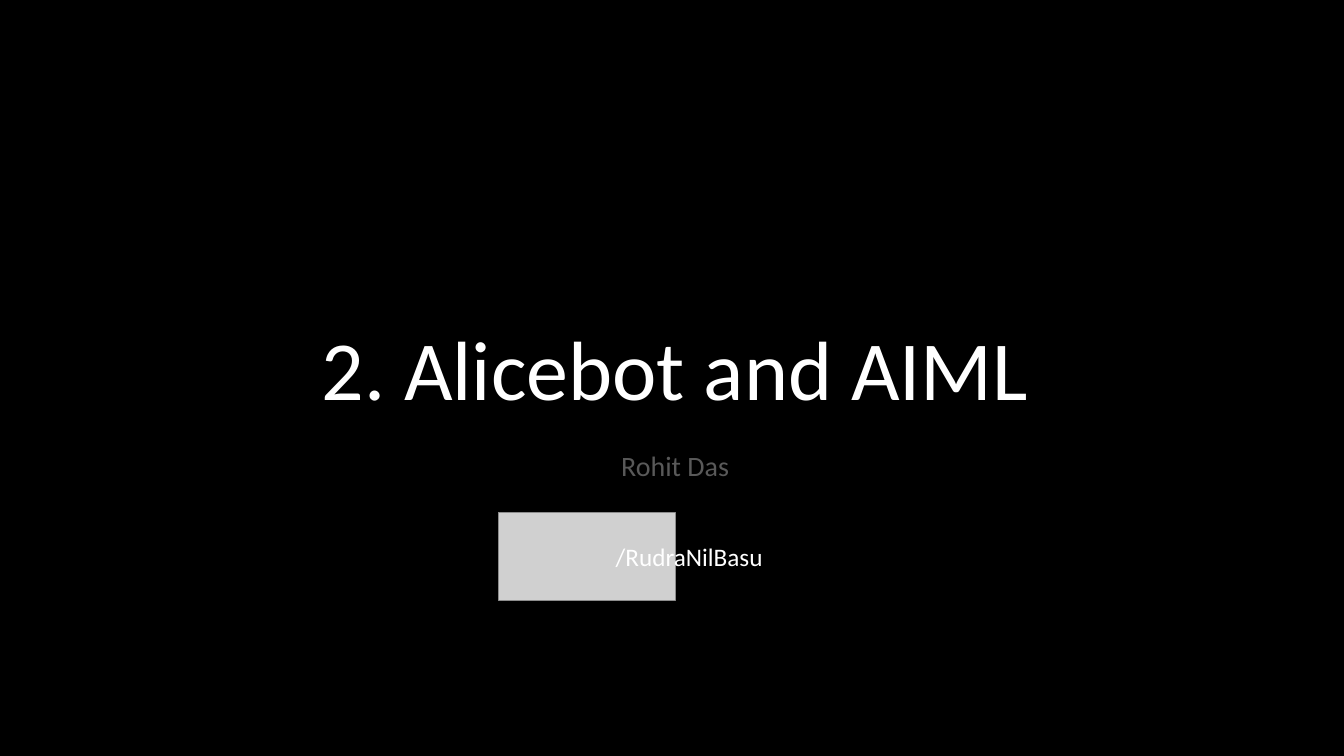
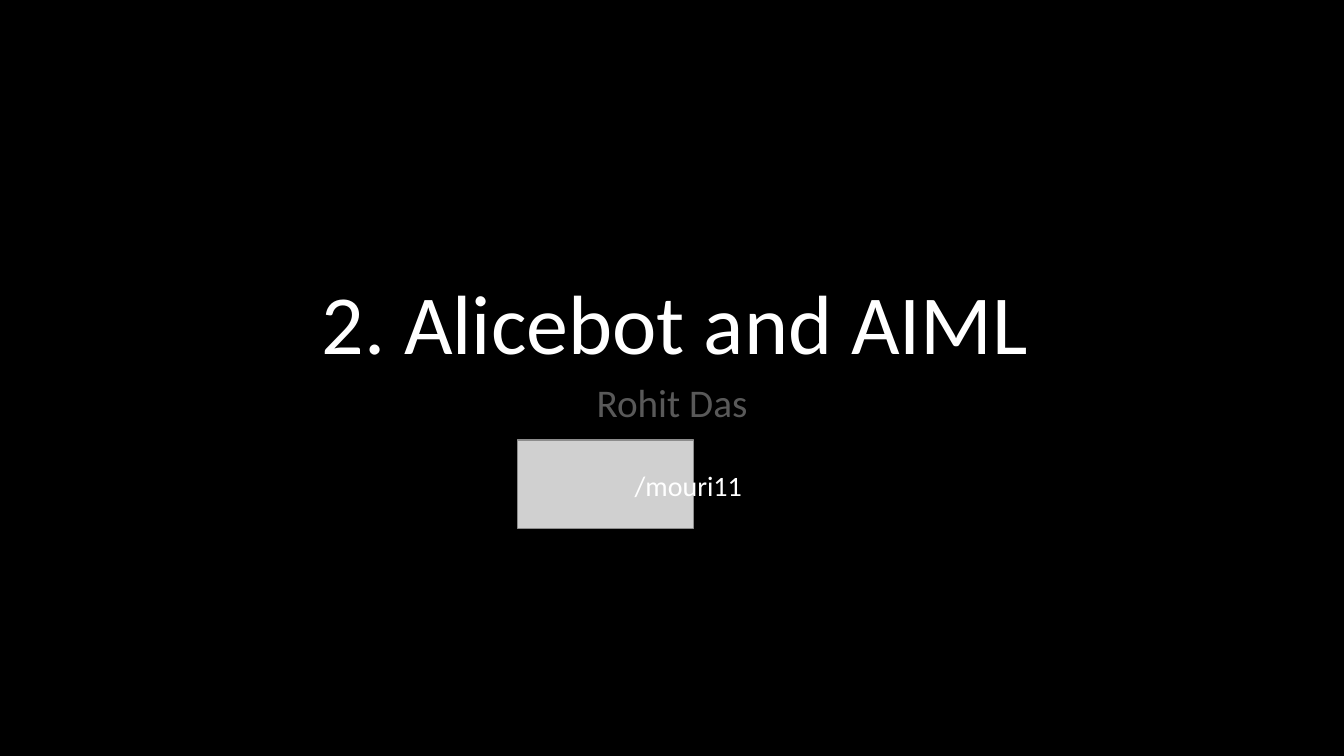
Before and after one commit to PhoenixRRDS/Presentation, a slide deck: slide 13 of The design and development of AIRYL.pptx (slide 11 before the commit). Drawn at 1344x756 pixels with LibreOffice and Linux fonts; fonts in the diff are those of the drawing; grey boxes stand for pictures. Boxes give left, top, right and bottom in pixels: in the first picture for what was removed or moved away, otherwise in the second. Text is boxed around its words. In the diff, an @@ line names an element or a change of style, - is before the commit and + after.

Commit message:
pptx: Added slides for parts of Rohit Das and Debayan De

```diff
--- a/The design and development of AIRYL.pptx
+++ b/The design and development of AIRYL.pptx
@@ title "2. Alicebot and AIML": place and size @@
-title "2. Alicebot and AIML" at (322, 341, 1028, 401)
+title "2. Alicebot and AIML" at (322, 295, 1028, 355)
@@ subtitle "Rohit Das": place and size @@
-subtitle "Rohit Das" at (621, 457, 729, 476)
+subtitle "Rohit Das" at (597, 390, 747, 417)
@@ subtitle "Rohit Das" at (597, 390, 747, 417): size 20 to 28 pt @@
@@ picture: place and size @@
-picture at (499, 512, 676, 600)
+picture at (518, 441, 695, 528)
@@ text at (635, 473, 742, 503): text changed; size 18 to 20 pt @@
-/RudraNilBasu
+/mouri11
```
Also in this commit, not shown: 3 other slides changed, 5 slides added.
